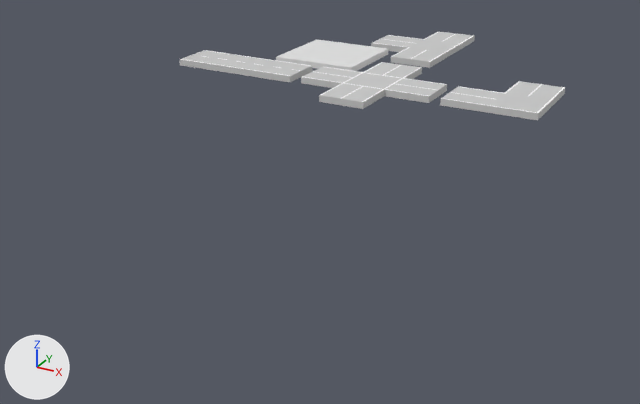
The FBX model Trafficking/Assets/ArtAssets/Models/road junction.FBX as it was, and as the next commit left it.
Before and after are seen from a 50 mm lens placed at (67.6, -139.4, 38.0), pointed at (14.9, -43.6, -9.9). Lighting does not change. The marker at lower left points along +X, +Y and +Z. Where no turn or scale is listed for an object, it has been applied to the vertices.
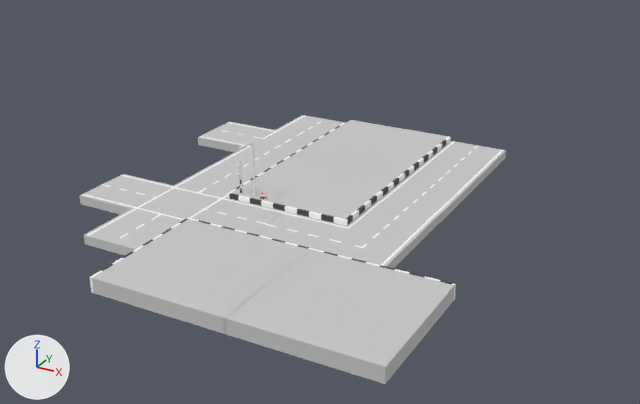
Where the change shows, as pixel boxes [x1, y1, x2, y2] in the pictures (640 x 404 px):
'Box015', added
    after: [225, 248, 456, 384]
'Box014', added
    after: [90, 218, 312, 334]
'Box004', reshaped, moved (58% wider, 131% taller)
    before: [276, 40, 388, 71]
    after: [227, 153, 404, 226]
'Box010', added
    after: [80, 165, 285, 255]
'Box013', added
    after: [253, 201, 440, 268]
'Box011', added
    after: [378, 141, 506, 223]
'Box016', added
    after: [295, 120, 450, 179]
'Box012', added
    after: [198, 115, 344, 175]
'Box005', deleted
    before: [301, 62, 447, 109]
'Box008', deleted
    before: [440, 81, 565, 120]
'Box007', deleted
    before: [180, 50, 312, 82]
'Box006', deleted
    before: [371, 31, 475, 68]
'Cylinder002', added
    after: [239, 142, 256, 196]
'Box009', added
    after: [235, 162, 242, 177]

What changed in the scene script:
```text
Change me_mesh:
    remove me_mesh.from_pydata(...)  # 8 vertices, 6 faces; spans x -7.0..7.0, y -7.0..7.0, z 0.0..1.0
    add me_mesh.from_pydata(...)  # 338 vertices, 336 faces; spans x -7.0..7.0, y -7.0..7.0, z 0.0..1.5
    me_mesh part 1: 4 vertices moved from x -7.0..7.0, y -7.0..7.0, z 1.0 to x -7.0..7.0, y -7.0..7.0, z 1.5; 330 vertices added at x -7.0..7.0, y -7.0..7.0, z 0.0..1.5
    add me_mesh.materials.append(mat_material__26)  # light grey #cacaca
    add me_mesh.materials.append(mat_material__27)  # light grey #cacaca
    add me_mesh.materials.append(mat_material__28)  # light grey #cacaca
    add me_mesh.materials.append(mat_01___default)  # white #ffffff
    add me_mesh.materials.append(mat_02___default)  # black #424242
Remove ob_box006:
    ob_box006 = bpy.data.objects.new('Box006', me_mesh_002)
Remove ob_box005:
    ob_box005 = bpy.data.objects.new('Box005', me_mesh_001)
Change ob_box004:
    ob_box004.location: (-1.3, -9.5, 0.0) -> (24.9, -62.2, 0.0)
Remove ob_box007:
    ob_box007 = bpy.data.objects.new('Box007', me_mesh_003)
Remove ob_box008:
    ob_box008 = bpy.data.objects.new('Box008', me_mesh_004)
Add ob_box015:
    ob_box015 = bpy.data.objects.new('Box015', me_mesh_012)  # 338 vertices, 336 faces; spans x -7.0..7.0, y -7.0..7.0, z 0.0..1.5; in mat_material__27 (light grey #cacaca), mat_07___default (light grey #cacaca), mat_01___default (white #ffffff), mat_02___default (black #424242)
    ob_box015.location = (38.9, -83.1, 0.0)
Add ob_box012:
    ob_box012 = bpy.data.objects.new('Box012', me_mesh_008)  # 212 vertices, 192 faces; spans x -10.5..3.5, y -10.5..10.5, z 0.0..1.0; in mat_material__62 (light grey #cacaca), mat_material__63 (light grey #cacaca), mat_material__159 (light grey #cacaca), mat_material__160 (light grey #cacaca), mat_material__161 (light grey #cacaca), mat_material__162 (light grey #cacaca), mat_01___default (white #ffffff)
    ob_box012.location = (14.4, -51.7, 0.0)
Add ob_box010:
    ob_box010 = bpy.data.objects.new('Box010', me_mesh_006)  # 232 vertices, 210 faces; spans x -10.5..10.5, y -10.5..10.5, z 0.0..1.0; in mat_material__51 (light grey #cacaca), mat_material__52 (light grey #cacaca), mat_material__58 (light grey #cacaca), mat_material__59 (light grey #cacaca), mat_material__60 (light grey #cacaca), mat_material__61 (light grey #cacaca), mat_01___default (white #ffffff), mat_07___default (light grey #cacaca)
    ob_box010.location = (14.4, -72.7, 0.0)
Add ob_box016:
    ob_box016 = bpy.data.objects.new('Box016', me_mesh_013)  # 338 vertices, 336 faces; spans x -7.0..7.0, y -7.0..7.0, z 0.0..1.5; in mat_material__27 (light grey #cacaca), mat_03___default (red #ca1616), mat_07___default (light grey #cacaca), mat_material__28 (light grey #cacaca), mat_01___default (white #ffffff), mat_02___default (black #424242)
    ob_box016.location = (24.9, -48.3, 0.0)
Add ob_box014:
    ob_box014 = bpy.data.objects.new('Box014', me_mesh_011)  # 338 vertices, 336 faces; spans x -7.0..7.0, y -7.0..7.0, z 0.0..1.5; in mat_material__26 (light grey #cacaca), mat_material__27 (light grey #cacaca), mat_08___default (light grey #cacaca), mat_material__28 (light grey #cacaca), mat_01___default (white #ffffff), mat_02___default (black #424242)
    ob_box014.location = (24.9, -83.1, 0.0)
Add ob_box013:
    ob_box013 = bpy.data.objects.new('Box013', me_mesh_009)  # 188 vertices, 372 faces; spans x -10.5..3.5, y -3.5..10.5, z 0.0..1.0; in mat_material__29 (light grey #cacaca), mat_material__30 (light grey #cacaca), mat_material__47 (light grey #cacaca), mat_material__48 (light grey #cacaca), mat_material__49 (light grey #cacaca), mat_material__50 (light grey #cacaca), mat_01___default (white #ffffff)
    ob_box013.location = (35.4, -72.7, 0.0)
Add ob_cylinder002:
    ob_cylinder002 = bpy.data.objects.new('Cylinder002', me_mesh_010)  # 122 vertices, 240 faces; spans x -0.18..0.18, y -2.41..0.15, z 0.0..6.14
    ob_cylinder002.location = (20.8, -68.3, 1.5)
Add ob_box009:
    ob_box009 = bpy.data.objects.new('Box009', me_mesh_003_1)  # 16 vertices, 28 faces; spans x -0.3..0.3, y -0.15..0.15, z 0.0..1.5
    ob_box009.location = (19.1, -68.6, 3.4)
Add ob_box011:
    ob_box011 = bpy.data.objects.new('Box011', me_mesh_007)  # 92 vertices, 73 faces; spans x -3.5..3.5, y -10.5..10.5, z 0.0..1.0; in mat_material__36 (light grey #cacaca), mat_material__37 (light grey #cacaca), mat_material__38 (light grey #cacaca), mat_material__39 (light grey #cacaca), mat_material__40 (light grey #cacaca), mat_material__41 (light grey #cacaca), mat_01___default (white #ffffff)
    ob_box011.location = (35.5, -51.7, 0.0)
```
